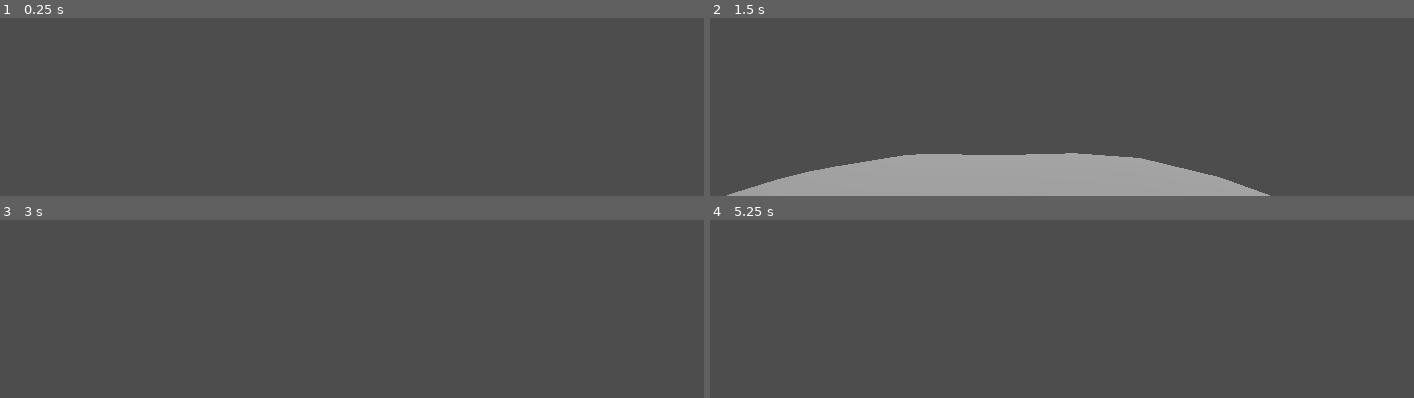
Above: before the commit, frames 1-4 (two rows, left to right).
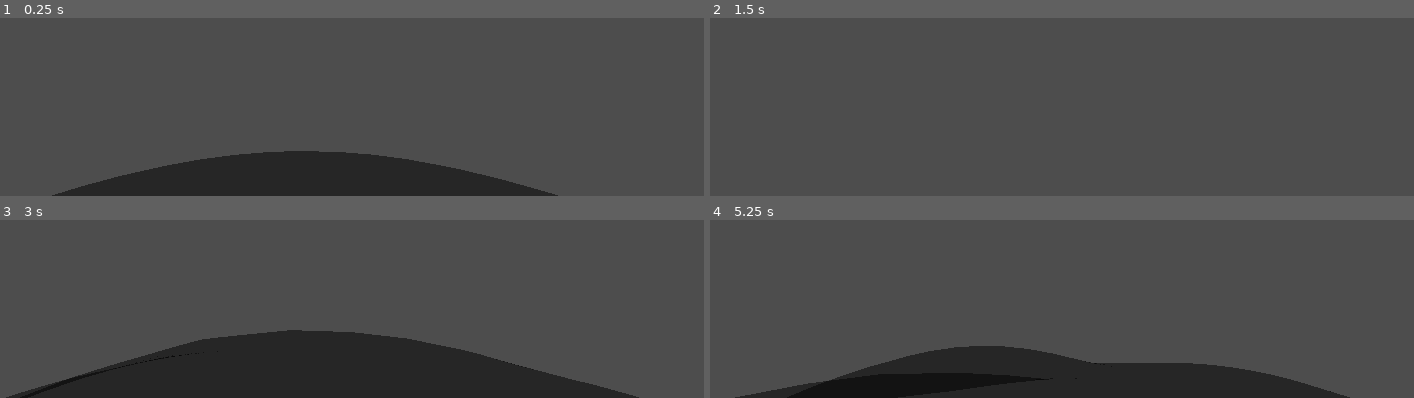
Above: after the commit, the same moments.

Repository: Routund/Earth_shakers
Game: Godot game, scene res://Scenes/test.tscn
The game is run twice, just before and just after one commit, with the same random seed, the same clock (stepped at 60 frames per second) and the same inputs.
Inputs (mouse positions are in pixels of both pictures, inside the frame that each line leads up to):
- Up to frame 1 (0.25 s): no input
- Up to frame 2 (1.5 s): tap Enter at 0.5 s; move the mouse to (outside the picture) at 0.52 s; hold Up (up) from 0.53 s (still down); tap Space (jump) at 0.77 s; move the mouse to (outside the picture) at 1.27 s
- Up to frame 3 (3 s): keep holding Up (up); tap Space (jump) at 1.52, 2 s; move the mouse to (outside the picture) at 2.02 s; tap Enter at 2.75 s; move the mouse to (outside the picture) at 2.77 s
- Up to frame 4 (5.25 s): keep holding Up (up); tap Space (jump) at 3.02, 3.77, 4.25, 4.52 s; move the mouse to (outside the picture) at 3.52 s; move the mouse to (outside the picture) at 4.27 s; tap Enter at 5 s; move the mouse to (outside the picture) at 5.02 s

The runs differ from the first frame. In frame 1, 12% of the frame differs, in the area x 7-80%, y 74-100%; in frame 2, 13%; in frame 3, 21%, in the area x 0-91%, y 61-100%; in frame 4, 15%.

Commit message:
for safety

Diff:
--- a/Scenes/test.tscn
+++ b/Scenes/test.tscn
@@ -26,11 +26,7 @@
 [node name="Node3D" type="Node3D"]
 
 [node name="DirectionalLight3D" type="DirectionalLight3D" parent="."]
-transform = Transform3D(-1, 0, -8.74228e-08, 0, 1, 0, 8.74228e-08, 0, -1, 16.9971, -9.53674e-07, 15.8772)
-
-[node name="DirectionalLight3D2" type="DirectionalLight3D" parent="."]
-transform = Transform3D(1, 0, 0, 0, 1, 0, 0, 0, 1, 0.623209, 3.4577, -0.33631)
-light_energy = 0.1
+transform = Transform3D(0.796952, 0, 0.604043, 0, 1, 0, -0.604043, 0, 0.796952, 16.9971, -9.53674e-07, 15.8772)
 
 [node name="MeshInstance3D3" type="MeshInstance3D" parent="."]
 visible = false
@@ -47,7 +43,7 @@
 transform = Transform3D(1, 0, 0, 0, 1, 0, 0, 0, 1, 9.00284, -4.76837e-07, 0.359719)
 
 [node name="player" parent="." instance=ExtResource("4_n1flc")]
-transform = Transform3D(1, 0, 0, 0, 1, 0, 0, 0, 1, 0, 10, 0)
+transform = Transform3D(1, 0, 0, 0, 1, 0, 0, 0, 1, 0.623209, 3.4577, -0.33631)
 
 [node name="StaticBody3D" type="StaticBody3D" parent="."]
 
